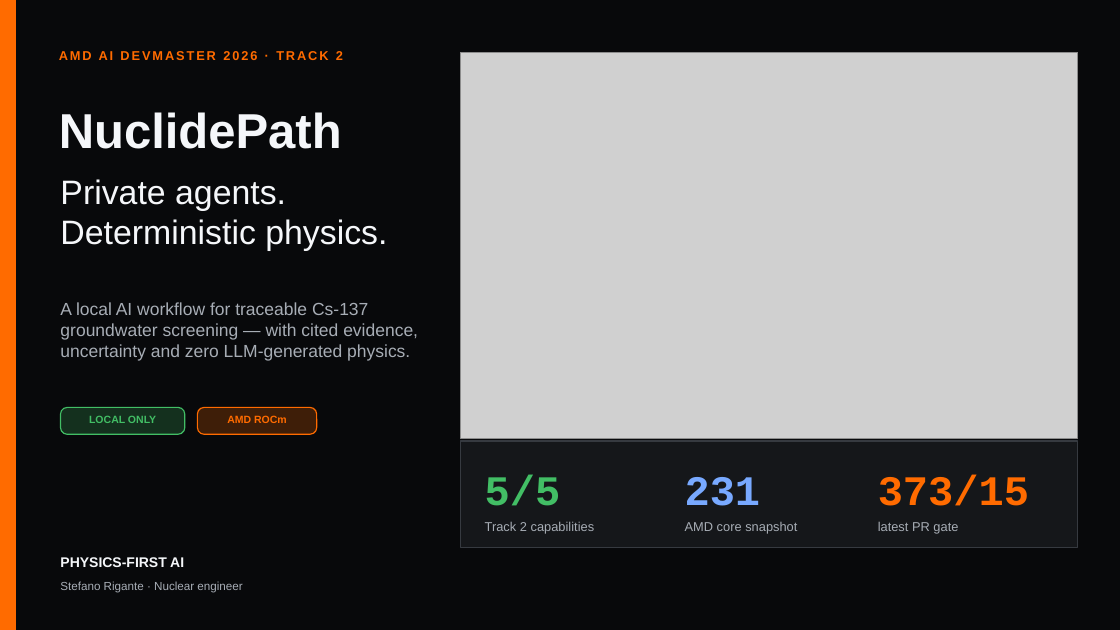
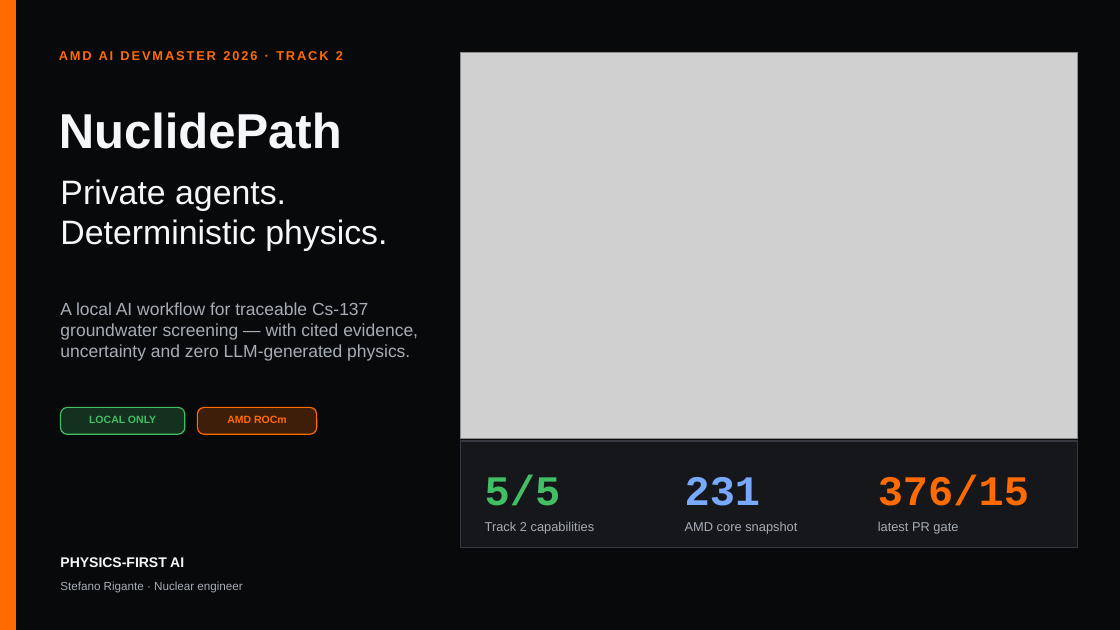
Before and after one commit to anakinsuper/Radeon-hackathon-2026-07, a slide deck: slide 1 of submissions/Track2-Physics-First-AI-NuclidePath/NuclidePath_Track2_Deck.pptx. Drawn at 1120x630 pixels with LibreOffice and Linux fonts; fonts in the diff are those of the drawing; grey boxes stand for pictures. Boxes give left, top, right and bottom in pixels: in the first picture for what was removed or moved away, otherwise in the second. Text is boxed around its words. In the diff, an @@ line names an element or a change of style, - is before the commit and + after.

```diff
--- a/submissions/Track2-Physics-First-AI-NuclidePath/NuclidePath_Track2_Deck.pptx
+++ b/submissions/Track2-Physics-First-AI-NuclidePath/NuclidePath_Track2_Deck.pptx
@@ text at [878, 475, 1029, 506]: text changed @@
-373/15
+376/15
```
Also in this commit, not shown: 25 other files.
